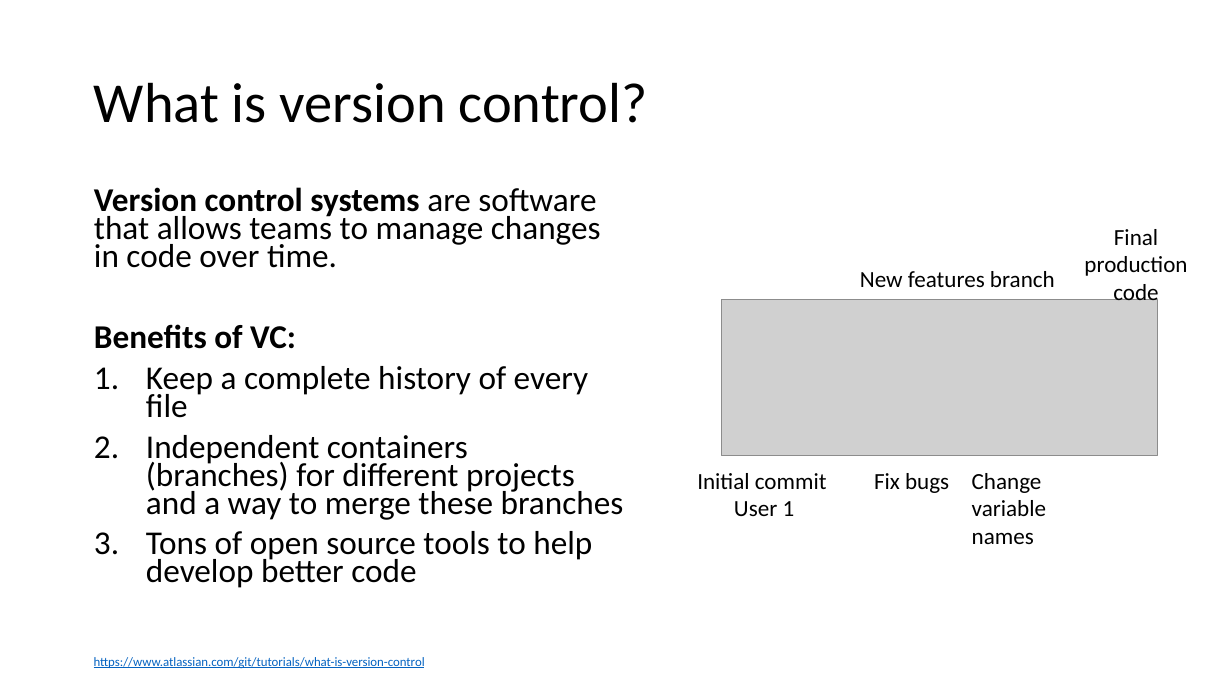
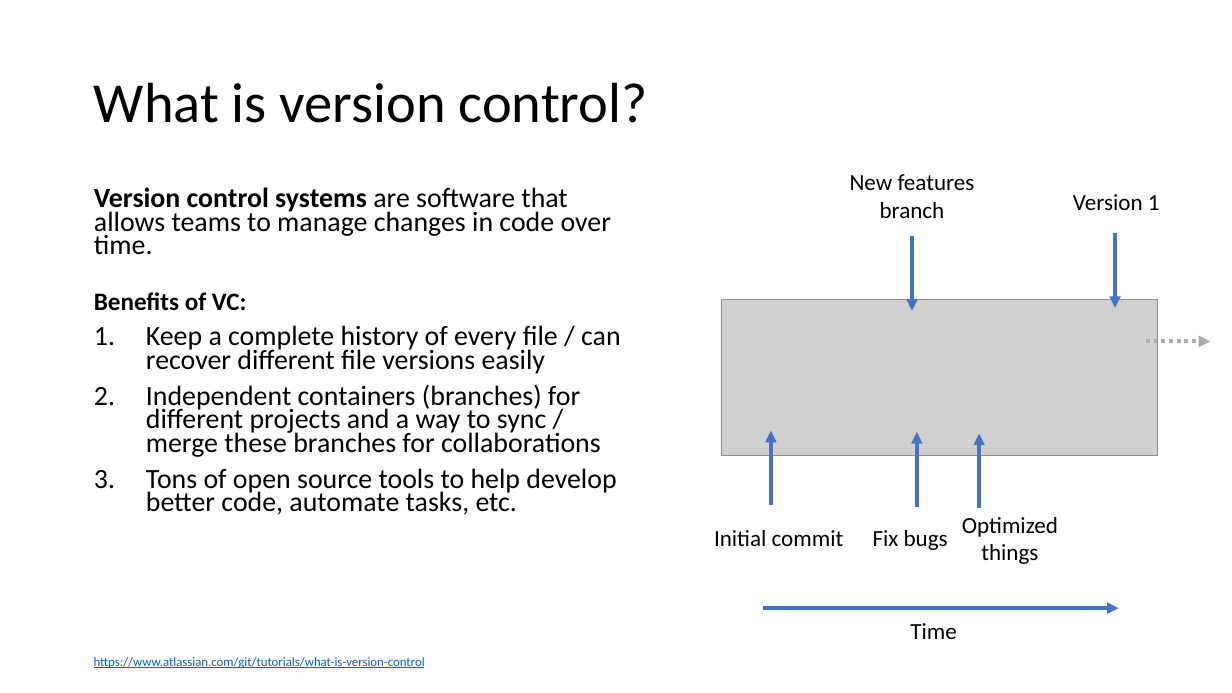
Before and after one commit to sriram-lab/github, a slide deck: slide 3 of GitHub-Intro.pptx (slide 6 before the commit). Drawn at 1232x693 pixels with LibreOffice and Linux fonts; fonts in the diff are those of the drawing; grey boxes stand for pictures. Boxes give left, top, right and bottom in pixels: in the first picture for what was removed or moved away, otherwise in the second. Text is boxed around its words. In the diff, an @@ line names an element or a change of style, - is before the commit and + after.

```diff
--- a/GitHub-Intro.pptx
+++ b/GitHub-Intro.pptx
@@ text "New features branch": place and size @@
-text "New features branch" at (860, 271, 1055, 287)
+text "New features branch" at (850, 174, 975, 218)
@@ text "New features branch" at (850, 174, 975, 218): alignment left to centre @@
@@ text at (94, 187, 611, 311): size 25.9 to 21.7 pt in "Version control systems are software that allows ..."; size 25.9 to 19.6 pt in "Benefits of VC:" @@
@@ text at (1073, 194, 1160, 210): text changed @@
-Final production code
+Version 1
@@ arrow added from (912, 236) to (912, 311), #4472C4 3 pt @@
@@ arrow added from (1116, 233) to (1116, 308), #4472C4 3 pt @@
@@ text at (146, 325, 621, 515): text changed; size 25.9 to 21.7 pt @@
-1. Keep a complete history of every file
-2. Independent containers (branches) for different projects and a way to merge these branches
-3. Tons of open source tools to help develop better code
+1. Keep a complete history of every file / can recover different file versions easily
+2. Independent containers (branches) for different projects and a way to sync / merge these branches for collaborations
+3. Tons of open source tools to help develop better code, automate tasks, etc.
@@ arrow added from (1146, 341) to (1211, 341), #AFABAB 3 pt dashed @@
@@ arrow added from (771, 506) to (771, 431), #4472C4 3 pt @@
@@ arrow added from (917, 507) to (917, 433), #4472C4 3 pt @@
@@ arrow added from (980, 508) to (980, 433), #4472C4 3 pt @@
@@ text at (734, 501, 795, 516): paragraph removed @@
-User 1
@@ text "Initial commit": place and size @@
-text "Initial commit" at (697, 473, 827, 516)
+text "Initial commit" at (714, 530, 844, 546)
@@ text "Fix bugs": place and size @@
-text "Fix bugs" at (874, 473, 949, 493)
+text "Fix bugs" at (873, 530, 948, 550)
@@ text at (962, 517, 1058, 564): text changed @@
-Change variable names
+Optimized things
@@ arrow added from (763, 608) to (1119, 608), #4472C4 3 pt @@
@@ text added at (910, 623, 956, 639), 18 pt, text #000000 @@
+Time
```
Also in this commit, not shown: 9 other slides changed, 5 slides added, 1 slide removed.
